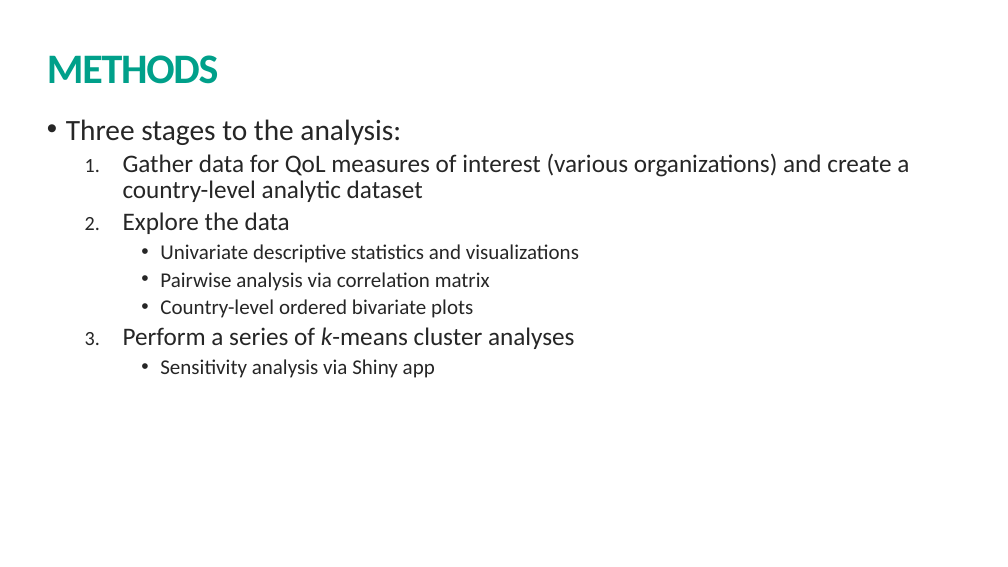
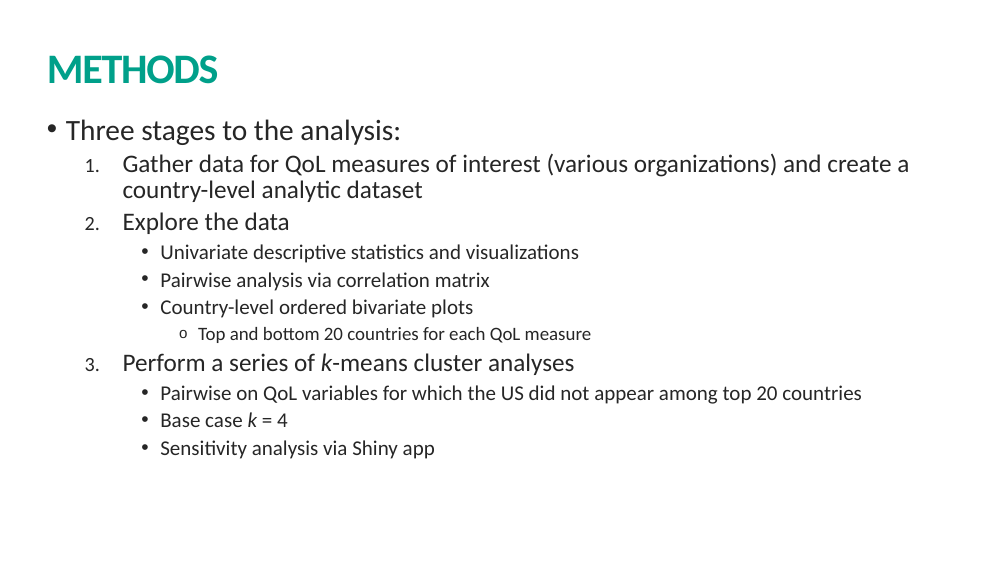
Before and after one commit to kmprioliPROF/MAT_8790_Final_Project, a slide deck: slide 5 of Prioli_Final_Proj.pptx (slide 4 before the commit). Drawn at 1008x567 pixels with LibreOffice and Linux fonts; fonts in the diff are those of the drawing. Boxes give left, top, right and bottom in pixels: in the first picture for what was removed or moved away, otherwise in the second. Text is boxed around its words. In the diff, an @@ line names an element or a change of style, - is before the commit and + after.

Commit message:
Working on slides

```diff
--- a/Prioli_Final_Proj.pptx
+++ b/Prioli_Final_Proj.pptx
@@ text at <box>198,327,592,343</box>: paragraph added @@
+      o Top and bottom 20 countries for each QoL measure
@@ text at <box>160,385,862,427</box>: paragraphs added @@
+    • Pairwise on QoL variables for which the US did not appear among top 20 countries
+    • Base case k = 4
```
Also in this commit, not shown: 2 other slides changed, 6 slides added, 1 slide removed, 1 other file.
